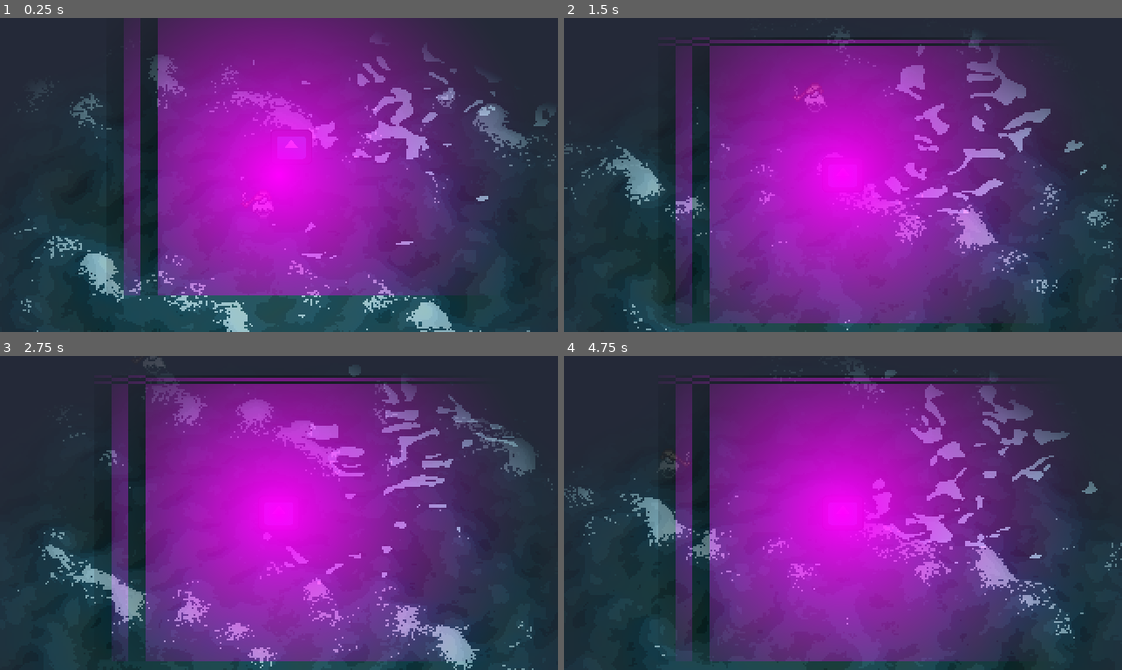
Above: before the commit, frames 1-4 (two rows, left to right).
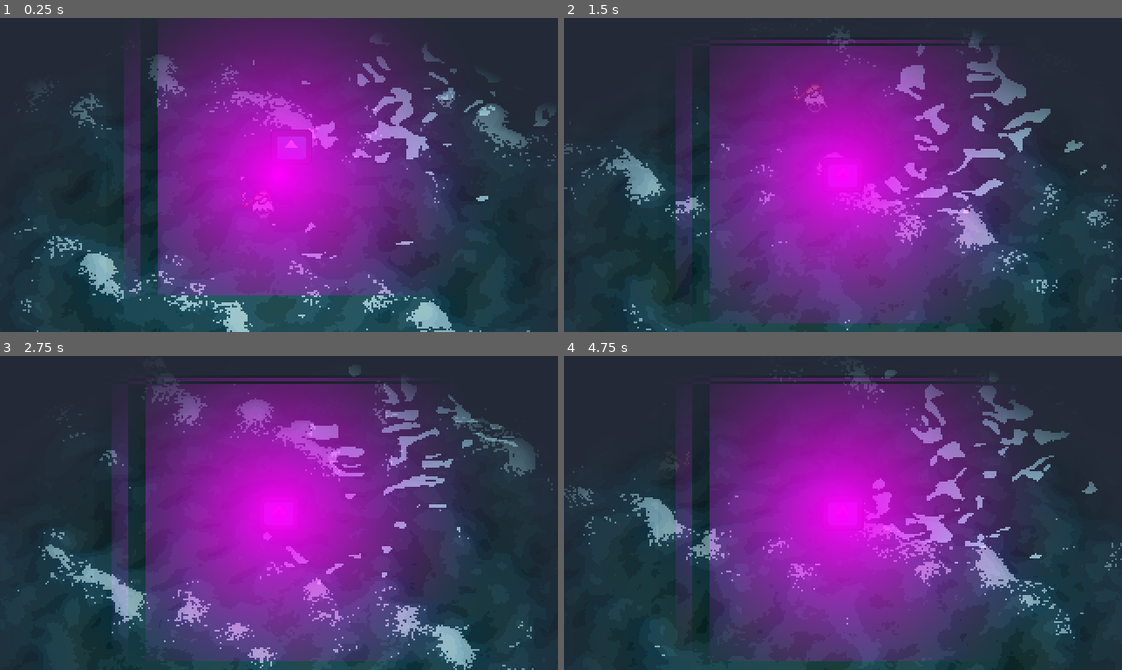
Above: after the commit, the same moments.

Repository: SmithyMKPK/SPRING-RGDC-GAME-JAM-2026
Game: Godot game, scene res://levels/test_level/test_level.tscn
Two runs of this game, one before a commit and one after it. Both use one fixed random seed, a clock stepped at 60 frames per second and the inputs below. This scene is started directly instead of the project's main scene. The engine's default icon, where the game draws it, is replaced by a stand-in: a white triangle on a blue panel in a dark square.
Inputs:
- Up to frame 1 (0.25 s): no input
- Up to frame 2 (1.5 s): hold W (Move Up) from 0.53 s (still down)
- Up to frame 3 (2.75 s): release W (Move Up) at 2.03 s; hold A (Move Left) from 2.03 s (still down)
- Up to frame 4 (4.75 s): release A (Move Left) at 3.53 s; hold S (Move Down) 3.53-4.28 s; hold D (Move Right) from 4.28 s (still down)

The runs differ from the first frame. In frame 1, 19% of the frame differs, in the area x 22-84%, y 0-89%; in frame 2, 21%, in the area x 20-83%, y 6-98%; in frame 3, 20%; in frame 4, 21%.
Error in both runs: Invalid access to property or key 'finished_level' on a base object of type 'null instance'. (res://levels/level.gd:25)

Commit message:
tweak: light source size

Diff:
--- a/levels/light/hide_out_of_range.tres
+++ b/levels/light/hide_out_of_range.tres
@@ -4,6 +4,6 @@
 
 [resource]
 shader = ExtResource("1_bg8hg")
-shader_parameter/gamma = 1.45
+shader_parameter/gamma = 1.6
 shader_parameter/vision_light_source = Vector2(0, 0)
 shader_parameter/max_distance = 150.0
--- a/levels/light/light_source.tscn
+++ b/levels/light/light_source.tscn
@@ -5,6 +5,6 @@
 
 [node name="LightSource" type="Node2D" unique_id=515451218]
 script = ExtResource("1_klb40")
-strength = 150.0
+strength = 130.0
 global_light_material = ExtResource("2_wwlts")
 metadata/_custom_type_script = "uid://nflqolleiscq"
